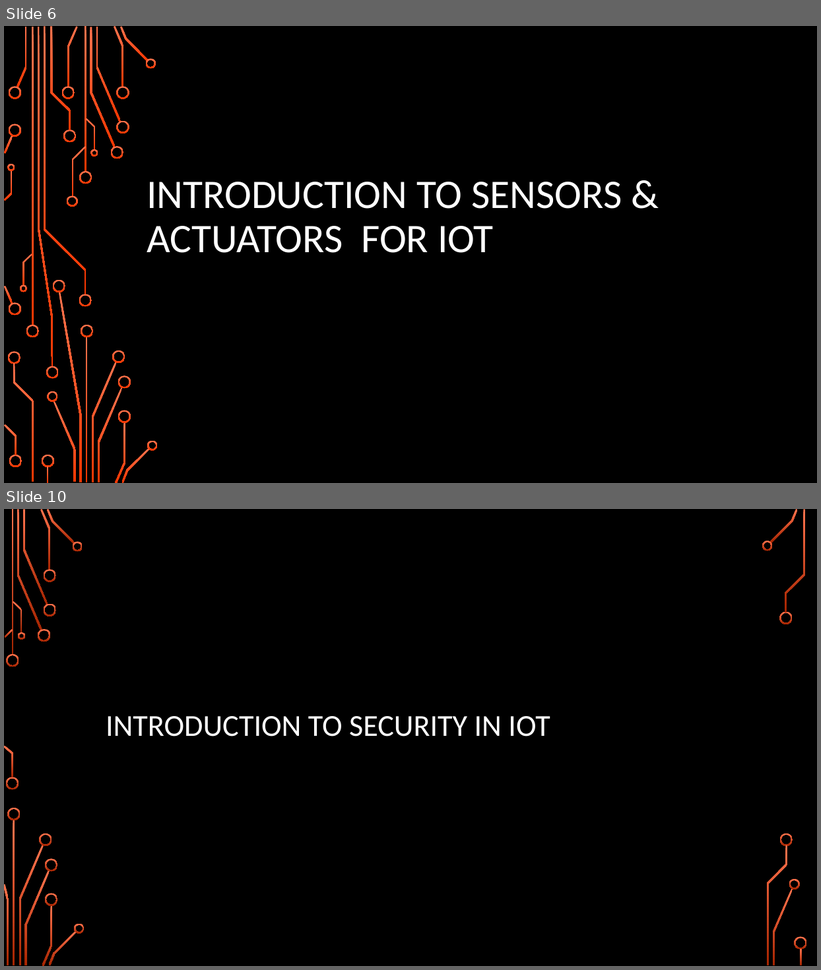
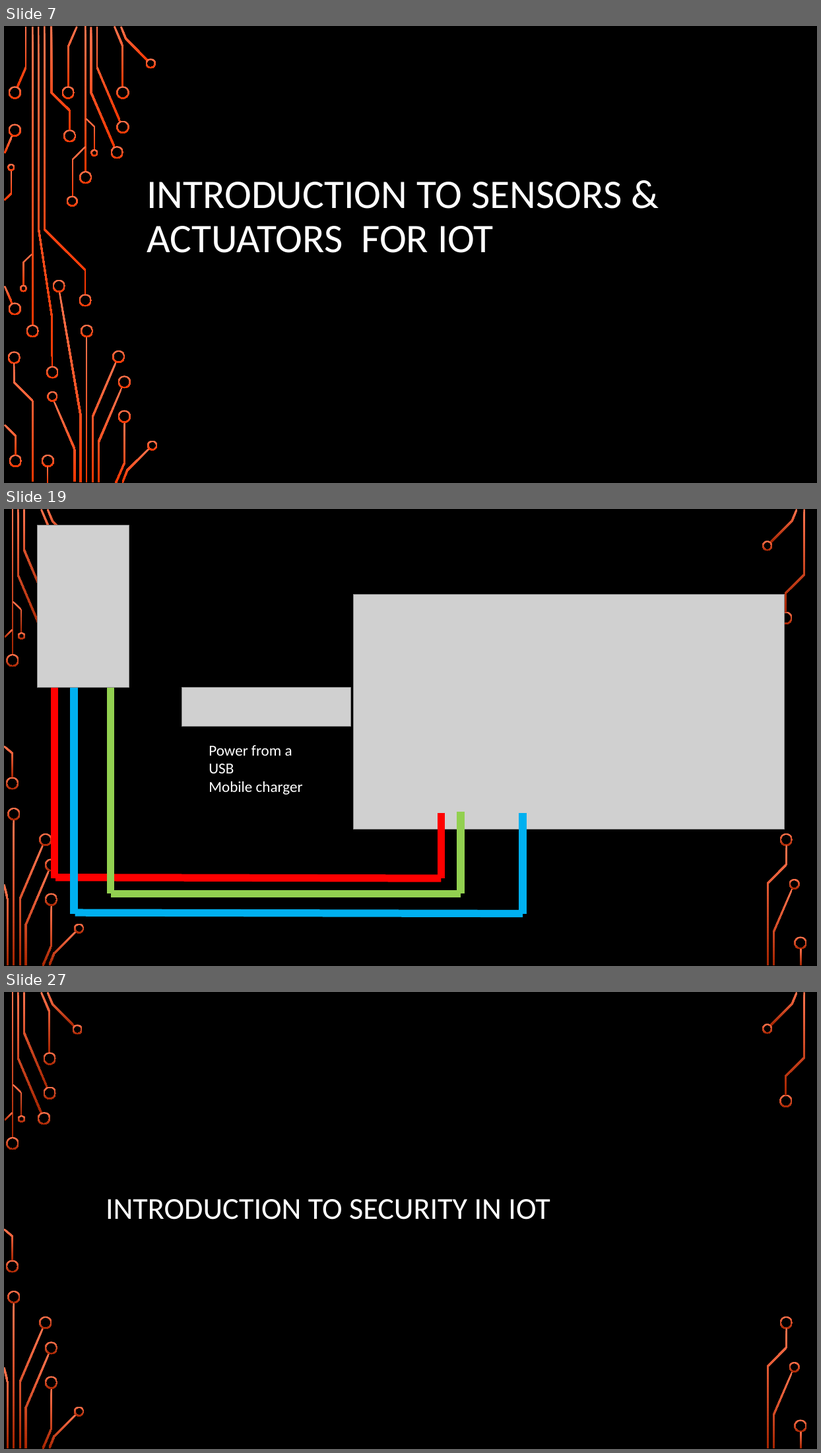
Before and after one commit to girishsukukumar/IoTWorkshop, a slide deck: Module-2.pptx. Shown one above the other, each under a label of ours: slides 6 and 10 before the commit, slides 7, 19 and 27 after it; the slides between them are not shown. The pictures are 821x970 and 821x1453 pixels, drawn with LibreOffice and Linux fonts; fonts in the diff are those of the drawing; grey boxes stand for pictures; background and template pictures are left out. Boxes give left, top, right and bottom in pixels: in the first picture for what was removed or moved away, otherwise in the second. Text is boxed around its words. In the diff, an @@ line names an element or a change of style, - is before the commit and + after.

```diff
--- a/Module-2.pptx
+++ b/Module-2.pptx
@@ slide 19 added at <box>4,509,817,966</box>, background picture (left out); not listed: 33 template elements that a slide beside it also shows @@
@@ picture added at <box>38,525,129,689</box> @@
@@ picture added at <box>354,594,785,830</box> @@
@@ line added from (55, 688) to (55, 879), #FF0000 8.75 pt @@
@@ line added from (74, 688) to (74, 914), #00B0F0 8.75 pt @@
@@ line added from (111, 688) to (111, 894), #92D050 8.75 pt @@
@@ picture added at <box>182,688,351,727</box> @@
@@ text added at <box>209,745,303,795</box>, 18 pt, text #FFFFFF @@
+Power from a USB
+Mobile charger
@@ line added from (442, 813) to (442, 879), #FF0000 8.75 pt @@
@@ line added from (461, 812) to (461, 894), #92D050 8.75 pt @@
@@ line added from (523, 813) to (523, 914), #00B0F0 8.75 pt @@
@@ line added from (56, 878) to (442, 879), #FF0000 8.75 pt @@
@@ line added from (111, 894) to (461, 894), #92D050 8.75 pt @@
@@ line added from (75, 913) to (523, 914), #00B0F0 8.75 pt @@
@@ what was slide 6 is now slide 7 @@
@@ what was slide 10 is now slide 27 @@
```
Also in this commit, not shown: 6 slides changed, 16 other slides added.
